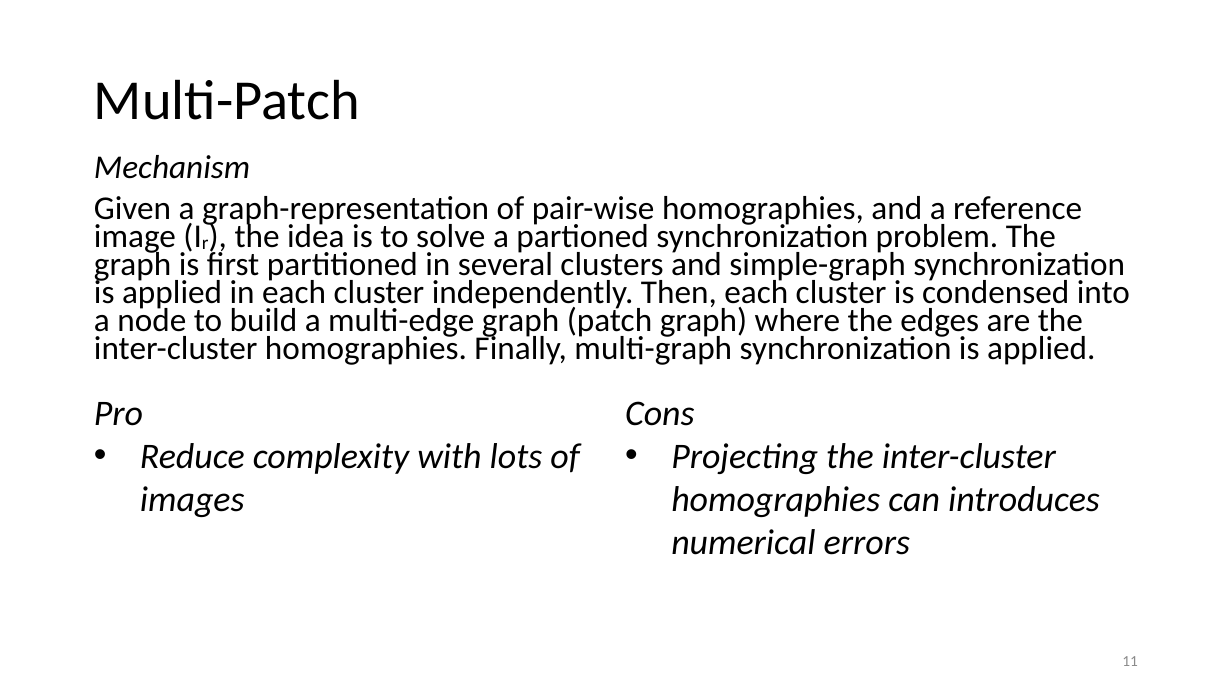
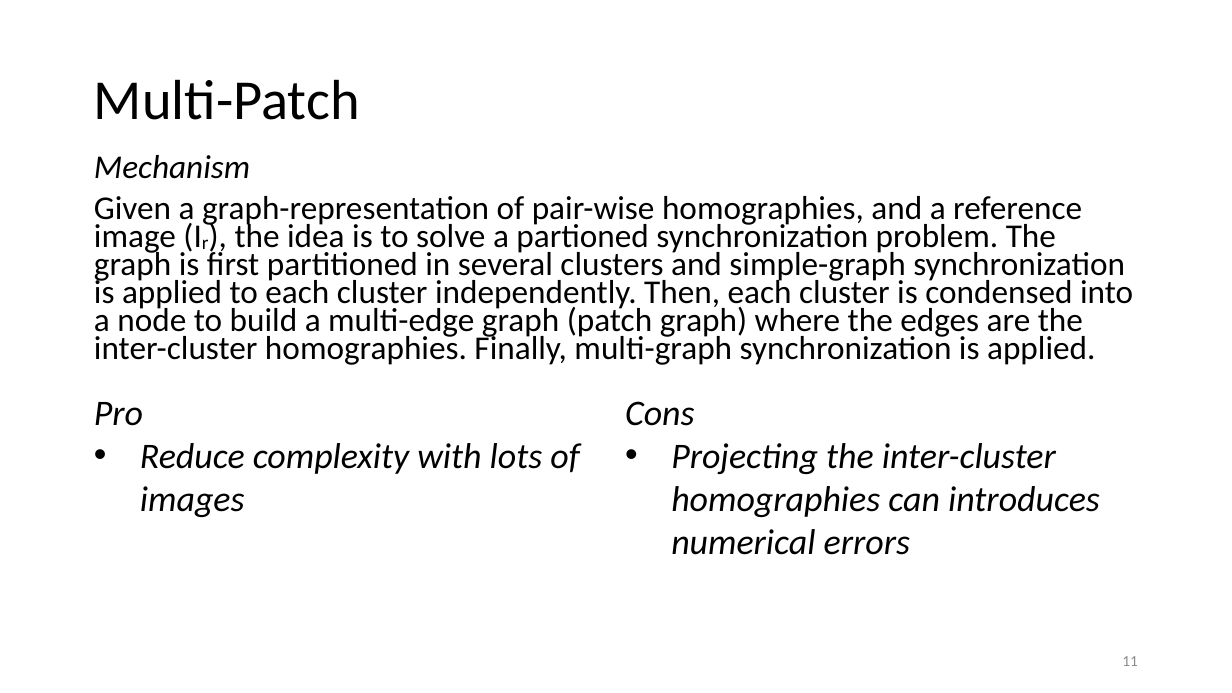
Before and after one commit to fasana-corrado/RGB-Mosaicing-via-Multigraph-Synchronization, a slide deck: slide 11 of presentation.pptx. Drawn at 1232x693 pixels with LibreOffice and Linux fonts; fonts in the diff are those of the drawing. Boxes give left, top, right and bottom in pixels: in the first picture for what was removed or moved away, otherwise in the second. Text is boxed around its words. In the diff, an @@ line names an element or a change of style, - is before the commit and + after.

```diff
--- a/presentation.pptx
+++ b/presentation.pptx
@@ text at (94,196,1133,365): text changed @@
-Given a graph-representation of pair-wise homographies, and a reference image (Ir), the idea is to solve a partioned synchronization problem. The graph is first partitioned in several clusters and simple-graph synchronization is applied in each cluster independently. Then, each cluster is condensed into a node to build a multi-edge graph (patch graph) where the edges are the inter-cluster homographies. Finally, multi-graph synchronization is applied.
+Given a graph-representation of pair-wise homographies, and a reference image (Ir), the idea is to solve a partioned synchronization problem. The graph is first partitioned in several clusters and simple-graph synchronization is applied to each cluster independently. Then, each cluster is condensed into a node to build a multi-edge graph (patch graph) where the edges are the inter-cluster homographies. Finally, multi-graph synchronization is applied.
```
Also in this commit, not shown: 3 other slides changed, 3 slides added, 1 slide removed, 10 other files.
